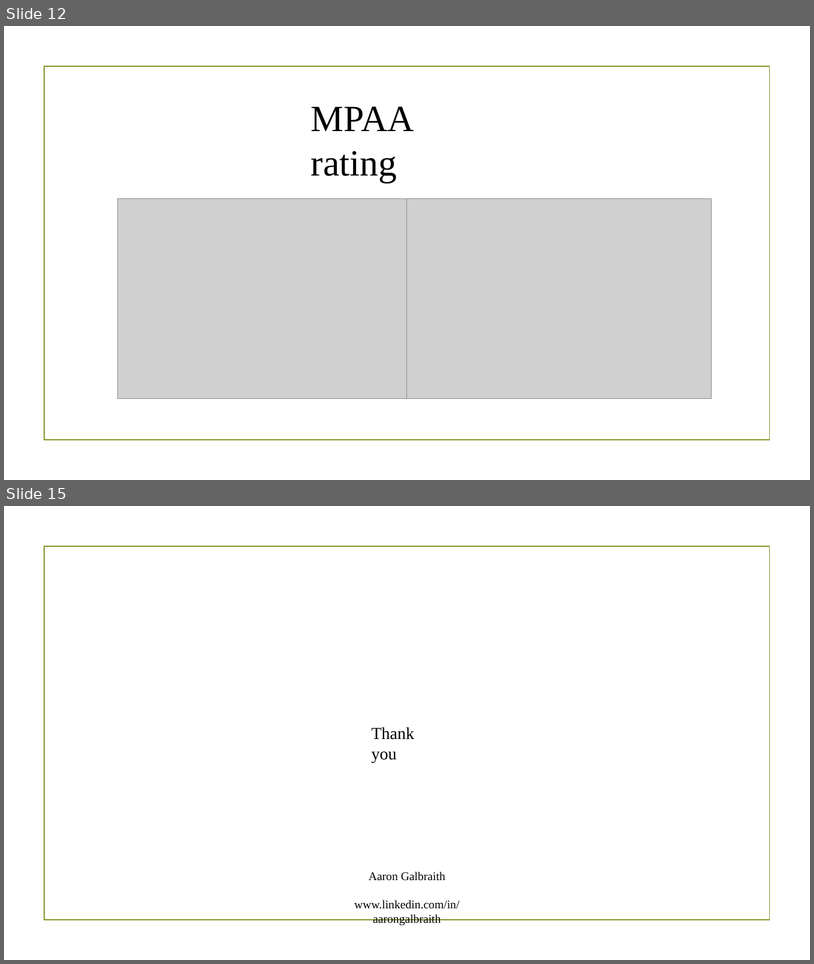
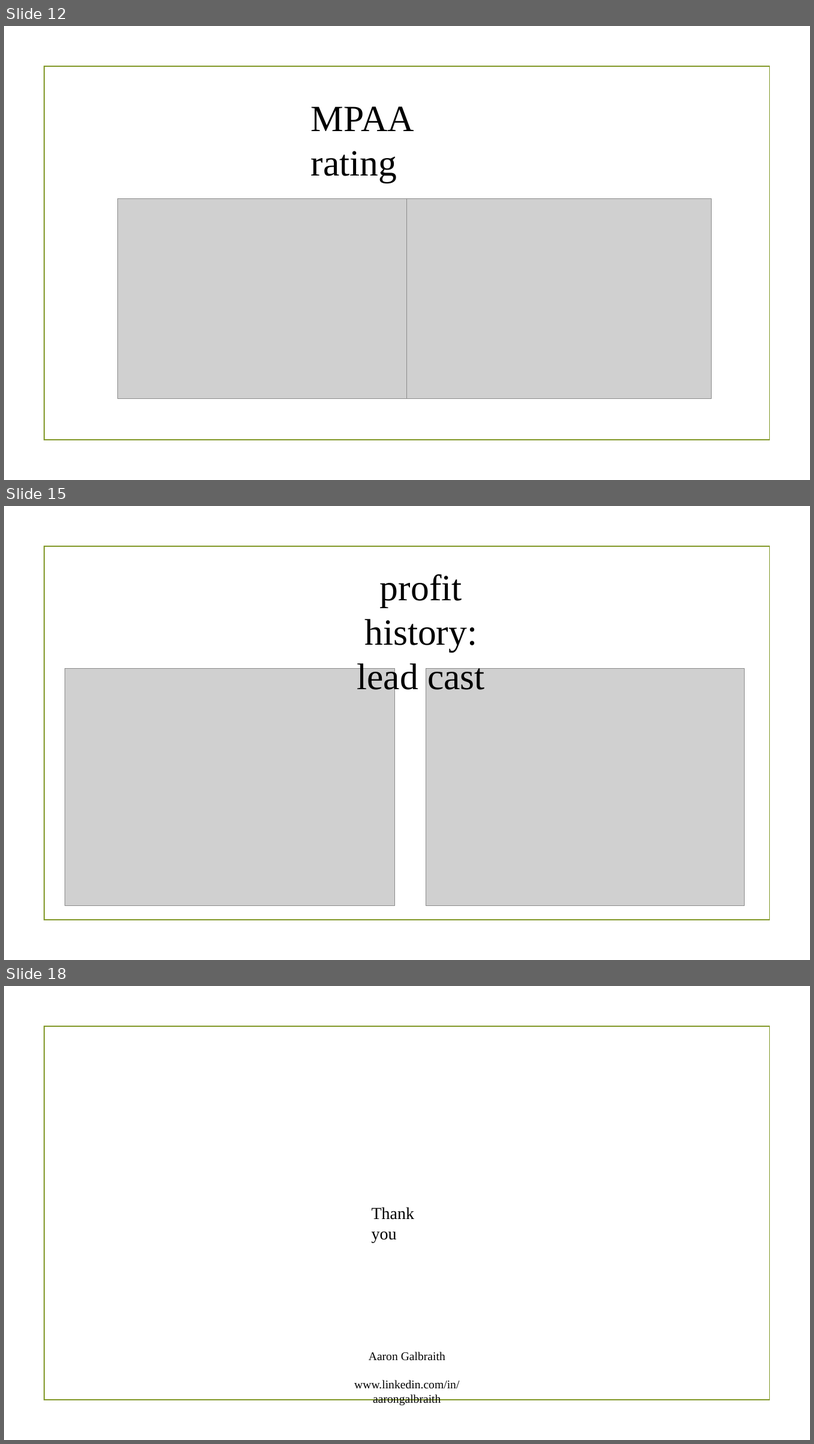
Before and after one commit to aarongalbraith/flatiron-phase1-project-redo, a slide deck: phase 1 project presentation.pptx. Shown one above the other, each under a label of ours: slides 12 and 15 before the commit, slides 12, 15 and 18 after it; the slides between them are not shown. The pictures are 814x964 and 814x1444 pixels, drawn with LibreOffice and Linux fonts; fonts in the diff are those of the drawing; grey boxes stand for pictures; background and template pictures are left out. Boxes give left, top, right and bottom in pixels: in the first picture for what was removed or moved away, otherwise in the second. Text is boxed around its words. In the diff, an @@ line names an element or a change of style, - is before the commit and + after.

```diff
--- a/phase 1 project presentation.pptx
+++ b/phase 1 project presentation.pptx
@@ slide 15 added at [4, 506, 810, 960], background picture (left out); not listed: 1 template element that a slide beside it also shows @@
@@ text added at [357, 574, 485, 696], 44 pt, text #000000 @@
+profit history:
+lead cast
@@ picture added at [65, 668, 395, 905] @@
@@ picture added at [426, 668, 744, 905] @@
@@ what was slide 15 is now slide 18 @@
```
Also in this commit, not shown: 8 slides changed, 3 other slides added, 1 slide removed.
